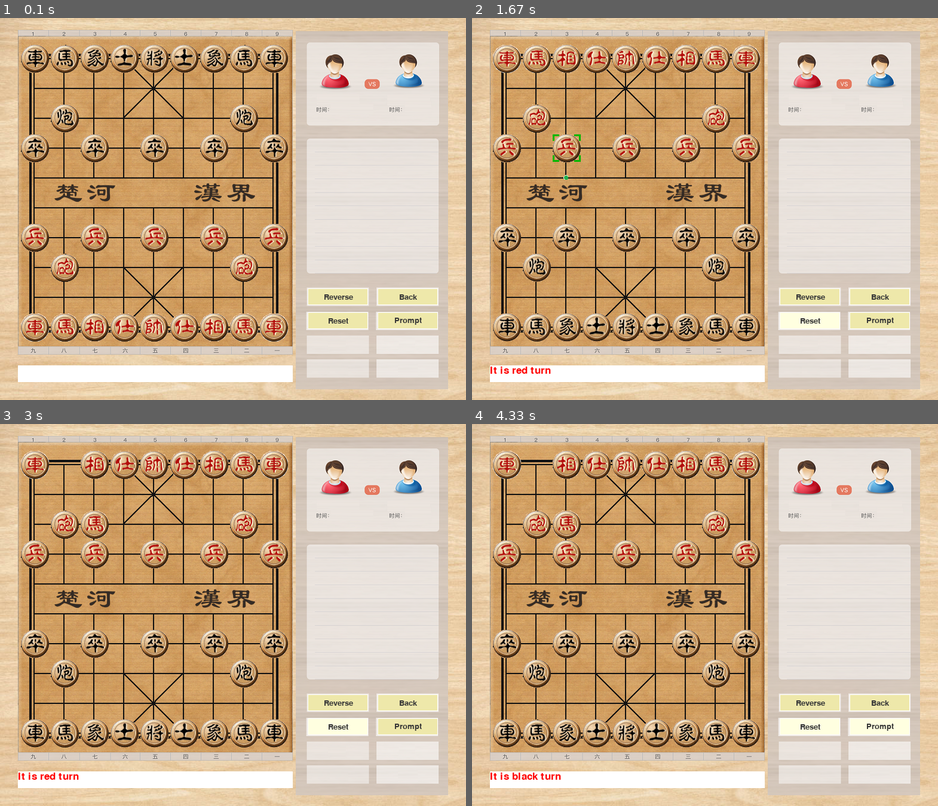
Above: before the commit, frames 1-4 (two rows, left to right).
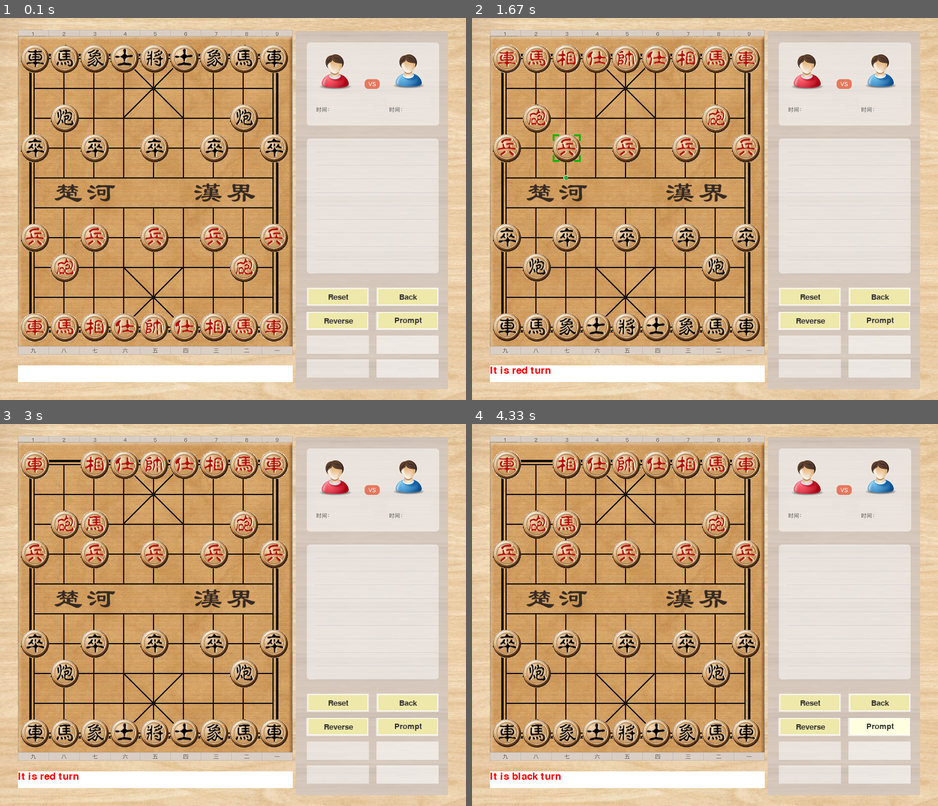
Above: after the commit, the same moments.

Repository: hbuxiaofei/pygame-chess
Game: pygame game, started from main.py
Same seed, same stepped clock (60 frames per second), same inputs: the game is played once before the commit and once after it.
Inputs (mouse positions are in pixels of both pictures, inside the frame that each line leads up to):
- Up to frame 1 (0.1 s): no input
- Up to frame 2 (1.67 s): click (686, 228) at 0.38 s; press the mouse at (807, 319) at 0.7 s; move the mouse to (709, 197) at 0.8 s; release the mouse at (611, 71) at 0.93 s; click "Reverse" at 1.33 s
- Up to frame 3 (3 s): click "Prompt" at 2.02 s; move the mouse to (256, 527) at 2.47 s; click (256, 527) at 2.87 s
- Up to frame 4 (4.33 s): click "Prompt" at 3.87 s

The runs differ from the first frame. In frame 1, 0.1% of the frame differs, in the area x 69-76%, y 72-80%; in frame 2, 0.6%, in the area x 66-79%, y 72-82%; in frame 3, 0.6%; in frame 4, 0.6%.

Commit message:
add minimax logical algorithms for ai
Signed-off-by: lilei <hbu_lilei@163.com>

Diff:
--- a/Chess/Board.py
+++ b/Chess/Board.py
@@ -7,6 +7,7 @@
 from Chess import Base
 from Chess import Global
 from Chess import Operate
+from ai import value as ai_value
 
 # 窗口宽度
 WINDOW_WIDTH = 780
@@ -183,12 +184,6 @@
                 left = self.curCol * BOARD_GAP + BOARD_LEFT
                 top = self.curRow * BOARD_GAP + BOARD_TOP
                 win.window.blit(win.markImg, (left, top))
-
-    def aiChessmanChoose(self, row, col):
-        ''' ai 选中棋子 '''
-        self.curRow = row
-        self.curCol = col
-        self.moveSteps = 1
 
     def redrawBorad(self, win):
         ''' 根据每个单元格对应的棋子重绘棋盘 '''
@@ -371,7 +366,17 @@
                         return False
         return True
 
-    def aiMoveChess(self, rowTo, colTo):
+    def aiMoveChess(self, cur_pos, to_pos):
+        ''' ai走棋, 简化了走棋的判断'''
+        (curRow, curCol) = cur_pos
+        (rowTo, colTo) = to_pos
+
+        # 选中棋子
+        self.curRow = curRow
+        self.curCol = curCol
+        self.moveSteps = 1
+
+        # 走棋
         chessman = self.board[(self.curRow, self.curCol)]
         chessman.row = rowTo
         chessman.col = colTo
@@ -465,3 +470,13 @@
             chessboard_copy.curCol = col
             points[(row, col)] = chessboard_copy.chessmanGetPoints()
     return points
+
+
+def chessboard_evaluate(chessboard):
+    board_fmt = chessboard.formatBoard()
+    value_all = ai_value.chessman_get_value_all(board_fmt)
+    return value_all
+
+
+def chessboard_ai_move(chessboard, cur_pos, to_pos):
+    chessboard.aiMoveChess(cur_pos, to_pos)
--- a/Chess/Button.py
+++ b/Chess/Button.py
@@ -73,13 +73,13 @@
 
         # 翻转棋盘按钮 BOARD_COL, BOARD_ROW + BOARD_HEIGHT
         btn = GuiButton(self._win, "Reverse",
-                self._col, self._row,
+                self._col, self._row + 40,
                 101, 28, cb_reverse_board, args)
         self._button_list.append(btn)
 
         # 重置棋盘按钮
         btn = GuiButton(self._win, "Reset",
-                self._col, self._row + 40,
+                self._col, self._row,
                 101, 28, cb_reset_board, args)
         self._button_list.append(btn)
 
@@ -125,123 +125,32 @@
         chessboard = args["board"]
         args["window"].backBorad(chessboard)
 
+
 def cb_back_prompt(args=None):
     if args != None and "board" in args and "window" in args:
         board = args["board"]
         window = args["window"]
 
-        # 保存当前局面为根节点
-        chessboard_copy = copy.deepcopy(board)
-        mtree = Structure.MultiTree(chessboard_copy)
-        mtree_head = mtree.get_head()
+        # 回合数, 总步数 = 回合数 * 2
+        depth = 3
 
-        # 回合预测深度
-        step_deep = 3
-        for deep in range(step_deep*2):
-            nodelist = mtree.get_nodelist_by_deep(deep)
-            max_value_last = sys.maxsize
-            min_value_last = -sys.maxsize
-            for node in nodelist:
-                chessboard = node.get_data()
-                curColor = chessboard.curStepColor
-                points = Board.get_all_possible_steps(chessboard)
-                if deep % 2 == 0:
-                    for cur_pos in points.keys():
-                        for to_pos in points[cur_pos]:
-                            chessboard_copy = copy.deepcopy(node.get_data())
-                            chessboard_copy.aiChessmanChoose(cur_pos[0], cur_pos[1])
-                            chessboard_copy.aiMoveChess(to_pos[0], to_pos[1])
-                            child = Structure.TreeNode(chessboard_copy)
-                            node.add(child)
-                else:
-                    chessboard_child_list = []
-                    max_value = -sys.maxsize
-                    min_value = sys.maxsize
-                    # 是否剪枝
-                    is_pruning = False
-                    # 遍历所有子粒
-                    for cur_pos in points.keys():
-                        # 遍历每个子粒的所有走法
-                        for to_pos in points[cur_pos]:
-                            chessboard_copy = copy.deepcopy(node.get_data())
-                            chessboard_copy.aiChessmanChoose(cur_pos[0], cur_pos[1])
-                            chessboard_copy.aiMoveChess(to_pos[0], to_pos[1])
-
-                            board_fmt = chessboard_copy.formatBoard()
-                            value_all = ai_value.chessman_get_value_all(board_fmt)
-
-                            value_tmp = value_all[0] - value_all[1]
-                            if curColor == Base.COLOR_RED:
-                                if value_tmp > max_value_last:
-                                    is_pruning = True
-                                    chessboard_child_list = []
-                                    break
-                                if value_tmp >= max_value:
-                                    if value_tmp == max_value:
-                                        chessboard_child_list.append(chessboard_copy)
-                                    else:
-                                        chessboard_child_list = [chessboard_copy]
-                                    max_value = value_tmp
-                            else:
-                                if value_tmp < min_value_last:
-                                    is_pruning = True
-                                    chessboard_child_list = []
-                                    break
-                                if value_tmp <= min_value:
-                                    if value_tmp == min_value:
-                                        chessboard_child_list.append(chessboard_copy)
-                                    else:
-                                        chessboard_child_list = [chessboard_copy]
-                                    min_value =value_tmp
-                        if is_pruning:
-                            break
-                    for chessboard_child in chessboard_child_list:
-                        child = Structure.TreeNode(chessboard_child)
-                        node.add(child)
-                        max_value_last = max_value
-                        min_value_last = min_value
+        # 创建minimax树
+        mtree = ai_value.chessman_create_minimax_tree(board, depth,
+                Board.chessboard_evaluate,
+                Board.get_all_possible_steps,
+                Board.chessboard_ai_move,
+                is_max=(board.curStepColor == Base.COLOR_RED))
 
         # 取得所有最佳招法列表
-        nodelist = []
-        bottom_nodelist = mtree.get_nodelist_by_deep(step_deep*2)
-        head_color = mtree_head.get_data().curStepColor
-        for node in bottom_nodelist:
-            chessboard = node.get_data()
-            board_fmt = chessboard.formatBoard()
-            value_all = ai_value.chessman_get_value_all(board_fmt)
-            value_tmp = value_all[0] - value_all[1]
-            if head_color == Base.COLOR_RED:
-                if value_tmp >= max_value:
-                    if value_tmp == max_value:
-                        nodelist.append(node)
-                    else:
-                        nodelist = [node]
-                    max_value = value_tmp
-            else:
-                if value_tmp <= min_value:
-                    if value_tmp == min_value:
-                        nodelist.append(node)
-                    else:
-                        nodelist = [node]
-                    min_value =value_tmp
-
-        ##################
-        print(">>> avilable steps:")
-        for node in nodelist:
-            for index in range(step_deep*2-1):
-                node = node.get_parent()
-            chessboard = node.get_data()
-            board_fmt = chessboard.formatBoard()
-            print(">>>step:")
-            for i in range(10):
-                print(board_fmt[i])
-        ##################
+        nodelist = ai_value.chessman_get_minimax_moves(mtree,
+                Board.chessboard_evaluate,
+                is_max=(board.curStepColor == Base.COLOR_RED))
 
         # 随机选择一种走法
-        node = random.choice(nodelist)
-        for index in range(step_deep*2-1):
-            node = node.get_parent()
-        chessboard = node.get_data()
+        node_last = random.choice(nodelist)
+        move_path = node_last.get_elder()
+        node_first = move_path[1]
+        chessboard = node_first.get_data()
 
         # 走棋
         window.saveBorad(board.board)
--- a/Common/Structure.py
+++ b/Common/Structure.py
@@ -74,6 +74,17 @@
             path = self.get_path()
             node.set_path(path + [length+1])
             self._children.append(node)
+
+    def get_elder(self):
+        elder_list = []
+
+        node = self
+        while node._parent != None:
+            node = node._parent
+            elder_list.append(node)
+
+        elder_list.reverse()
+        return elder_list
 
 
 class MultiTree(object):
@@ -158,7 +169,6 @@
                         q.put(child)
                     else:
                         is_enable_put = False
-
         return nodelist
 
 
--- a/ai/value.py
+++ b/ai/value.py
@@ -1,6 +1,10 @@
 #!/usr/bin/env python
 # -*- coding: utf-8 -*-
-
+import sys
+import copy
+from Common import Structure
+
+# 子粒价值表
 chessman_value = {
 	"C":[
 		[206, 208, 207, 213, 214, 213, 207, 208, 206],
@@ -118,19 +122,18 @@
     return chessman[row][col]
 
 
-'''
-['c', 'm', 'x', 's', 'j', 's', 'x', 'm', 'c']
-[0, 0, 0, 0, 0, 0, 0, 0, 0]
-[0, 'p', 0, 0, 0, 0, 0, 'p', 0]
-['z', 0, 'z', 0, 'z', 0, 'z', 0, 'z']
-[0, 0, 0, 0, 0, 0, 0, 0, 0]
-[0, 0, 0, 0, 0, 0, 0, 0, 0]
-['Z', 0, 'Z', 0, 'Z', 0, 'Z', 0, 'Z']
-[0, 'P', 0, 0, 0, 0, 0, 'P', 0]
-[0, 0, 0, 0, 0, 0, 0, 0, 0]
-['C', 'M', 'X', 'S', 'J', 'S', 'X', 'M', 'C']
-'''
 def chessman_get_value_all(board=None):
+    # board:
+    # ['c', 'm', 'x', 's', 'j', 's', 'x', 'm', 'c']
+    # [0, 0, 0, 0, 0, 0, 0, 0, 0]
+    # [0, 'p', 0, 0, 0, 0, 0, 'p', 0]
+    # ['z', 0, 'z', 0, 'z', 0, 'z', 0, 'z']
+    # [0, 0, 0, 0, 0, 0, 0, 0, 0]
+    # [0, 0, 0, 0, 0, 0, 0, 0, 0]
+    # ['Z', 0, 'Z', 0, 'Z', 0, 'Z', 0, 'Z']
+    # [0, 'P', 0, 0, 0, 0, 0, 'P', 0]
+    # [0, 0, 0, 0, 0, 0, 0, 0, 0]
+    # ['C', 'M', 'X', 'S', 'J', 'S', 'X', 'M', 'C']
     red_value = 0
     black_value = 0
     kind_list = ['C', 'M', 'X', 'S', 'J', 'P', 'Z', 'c', 'm', 'x', 's', 'j', 'p', 'z']
@@ -145,7 +148,119 @@
     return (red_value, black_value)
 
 
-if __name__ == "__main__":
+def chessman_create_minimax_tree(board, depth, eval_fn,
+        get_next_moves_fn, do_move_fn, is_max=True):
+
+    chessboard_copy = copy.deepcopy(board)
+    mtree = Structure.MultiTree(chessboard_copy)
+    mtree_head = mtree.get_head()
+
+    # 回合数深度
+    step_deep = depth
+
+    # 广度优先遍历 BFS
+    for deep in range(step_deep*2):
+        # 获取最后一层所有节点
+        nodelist = mtree.get_nodelist_by_deep(deep)
+        max_value_last = sys.maxsize
+        min_value_last = -sys.maxsize
+        for node in nodelist:
+            chessboard = node.get_data()
+
+            # 获取下一步所有可选走法
+            #  {(9, 6): [(7, 4), (7, 8)],
+            #   (9, 5): [(8, 4)],
+            #   (9, 4): [(8, 4)],
+            #   (9, 3): [(8, 4)],
+            #   (9, 2): [(7, 0), (7, 4)]}
+            points = get_next_moves_fn(chessboard)
+            if deep % 2 == 0:
+                for cur_pos in points.keys():
+                    for to_pos in points[cur_pos]:
+                        chessboard_copy = copy.deepcopy(node.get_data())
+                        do_move_fn(chessboard_copy, cur_pos, to_pos)
+                        child = Structure.TreeNode(chessboard_copy)
+                        node.add(child)
+            else:
+                chessboard_child_list = []
+                max_value = -sys.maxsize
+                min_value = sys.maxsize
+                # 是否剪枝
+                is_pruning = False
+                # 遍历所有子粒
+                for cur_pos in points.keys():
+                    # 遍历每个子粒的所有走法
+                    for to_pos in points[cur_pos]:
+                        chessboard_copy = copy.deepcopy(node.get_data())
+                        do_move_fn(chessboard_copy, cur_pos, to_pos)
+
+                        # 评价所有子粒价值=(red_value, black_value)
+                        value_all = eval_fn(chessboard_copy)
+                        value_tmp = value_all[0] - value_all[1]
+                        if is_max == True:
+                            if value_tmp > max_value_last:
+                                is_pruning = True
+                                chessboard_child_list = []
+                                break
+                            if value_tmp >= max_value:
+                                if value_tmp == max_value:
+                                    chessboard_child_list.append(chessboard_copy)
+                                else:
+                                    chessboard_child_list = [chessboard_copy]
+                                max_value = value_tmp
+                        else:
+                            if value_tmp < min_value_last:
+                                is_pruning = True
+                                chessboard_child_list = []
+                                break
+                            if value_tmp <= min_value:
+                                if value_tmp == min_value:
+                                    chessboard_child_list.append(chessboard_copy)
+                                else:
+                                    chessboard_child_list = [chessboard_copy]
+                                min_value = value_tmp
+                    if is_pruning:
+                        break
+                for chessboard_child in chessboard_child_list:
+                    child = Structure.TreeNode(chessboard_child)
+                    node.add(child)
+                    max_value_last = max_value
+                    min_value_last = min_value
+        is_max = (not is_max)
+    return mtree
+
+
+def chessman_get_minimax_moves(mtree, eval_fn, is_max=True):
+    nodelist = []
+    mtree_height = mtree.get_height()
+    bottom_nodelist = mtree.get_nodelist_by_deep(mtree_height)
+
+    max_value = -sys.maxsize
+    min_value = sys.maxsize
+    for node in bottom_nodelist:
+        chessboard = node.get_data()
+
+        value_all = eval_fn(chessboard)
+        value_tmp = value_all[0] - value_all[1]
+        if is_max == True:
+            if value_tmp >= max_value:
+                if value_tmp == max_value:
+                    nodelist.append(node)
+                else:
+                    nodelist = [node]
+                    max_value = value_tmp
+        else:
+            if value_tmp <= min_value:
+                if value_tmp == min_value:
+                    nodelist.append(node)
+                else:
+                    nodelist = [node]
+                    min_value =value_tmp
+
+    return nodelist
+
+
+def test_main():
     print("start...")
     row = 0
     col = 0
@@ -156,3 +271,7 @@
     row = 5
     col = 0
     print("Z(%d, %d) = %d" % (row, col, chessman_get_value("Z", row, col, True)))
+
+
+if __name__ == "__main__":
+    test_main()
